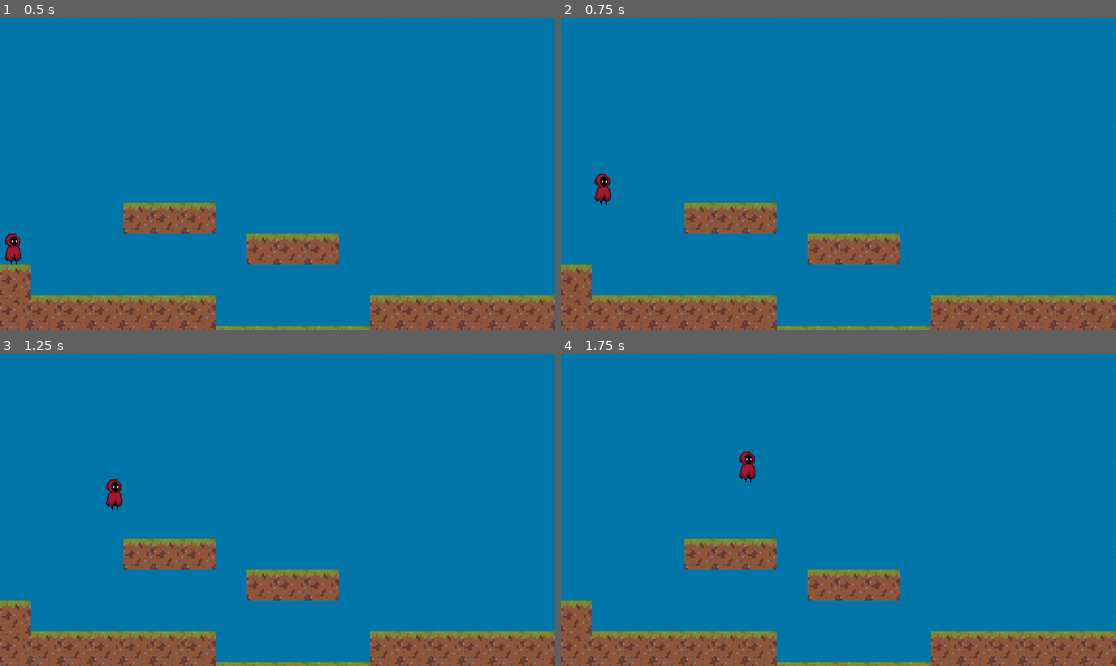
Above: before the commit, frames 1-4 (two rows, left to right).
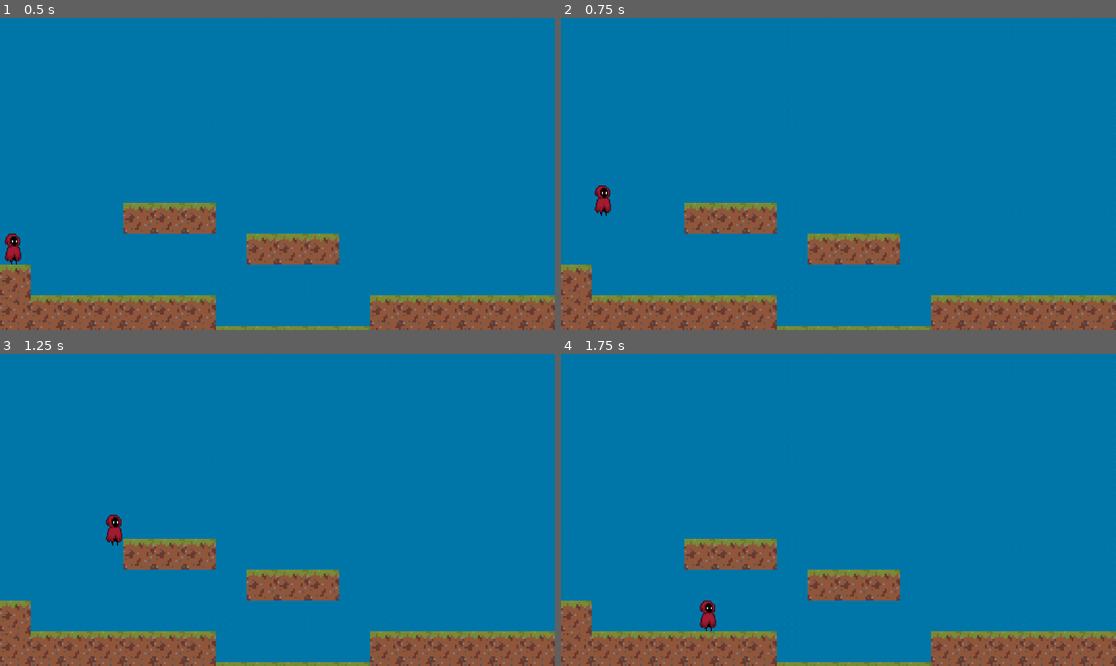
Above: after the commit, the same moments.

Repository: yeegz/Fallen-Asteri
Game: Godot game, scene res://scene.tscn
Same seed, same stepped clock (60 frames per second), same inputs: the game is played once before the commit and once after it.
Inputs:
- Up to frame 1 (0.5 s): no input
- Up to frame 2 (0.75 s): tap Enter (ui_accept) at 0.5 s; hold Right (ui_right) from 0.53 s (still down)
- Up to frame 3 (1.25 s): keep holding Right (ui_right); tap Enter (ui_accept) at 0.77 s
- Up to frame 4 (1.75 s): keep holding Right (ui_right); tap Enter (ui_accept) at 1.52 s

Frame 1 is identical in both runs. In frame 2, 0.3% of the frame differs, in the area x 6-10%, y 49-64%; in frame 3, 0.5%, in the area x 19-23%, y 40-62%; in frame 4, 0.5%.

Commit message:
Add basic movement

Diff:
--- a/Scenes/character_body_2d.gd
+++ b/Scenes/character_body_2d.gd
@@ -1,7 +1,7 @@
 extends CharacterBody2D
 
 const SPEED = 300
-const JUMP = -650
+const JUMP = -550
 var GRAVITY_VALUE = 1100
 
 
@@ -22,6 +22,9 @@
 	#is pressed.
 	if direction:
 		velocity.x = SPEED * direction
+	else:
+		#requires move_towards to enable stopping movement
+		velocity.x  = move_toward(1, 0, 1)
 
 
 
